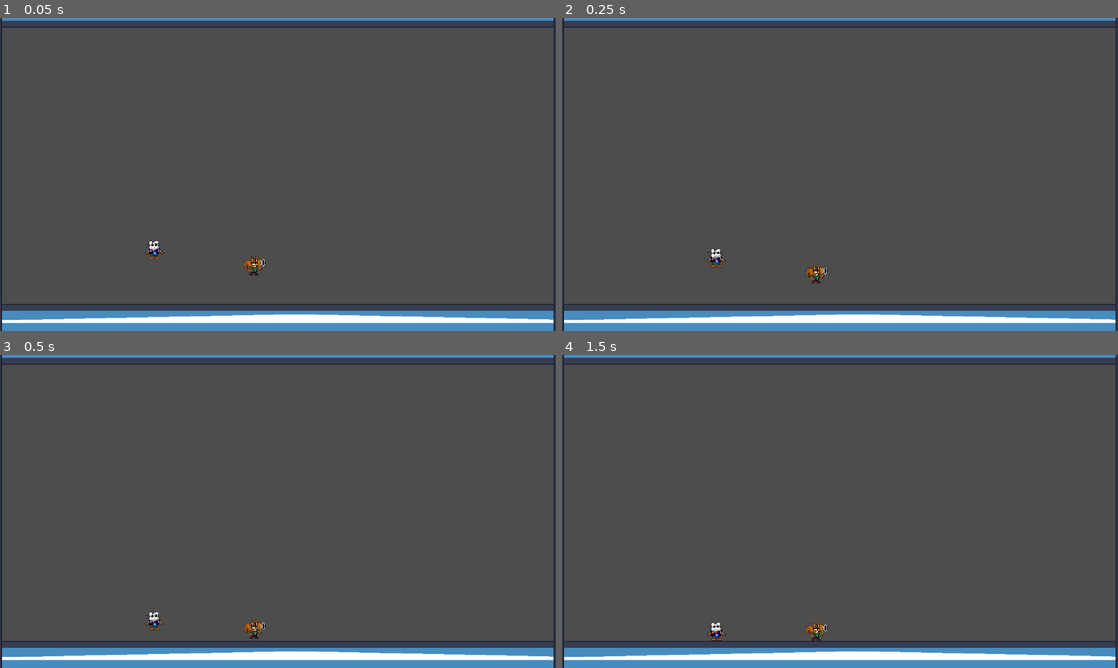
Above: before the commit, frames 1-4 (two rows, left to right).
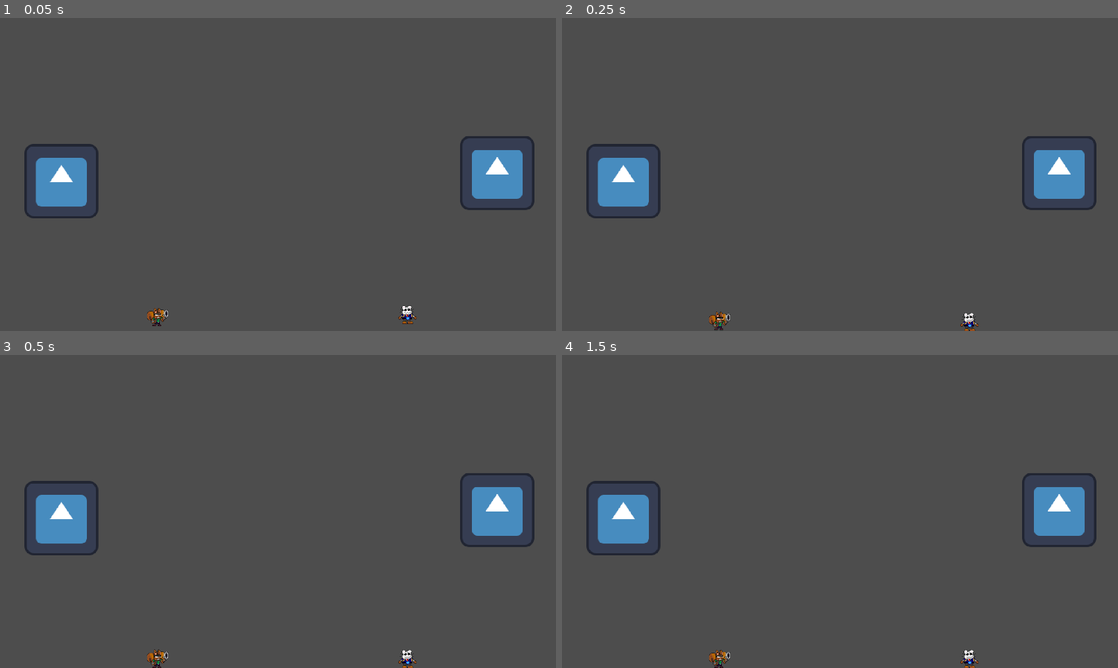
Above: after the commit, the same moments.

Repository: Bee-Acree/Fall49erJam
Game: Godot game, scene res://scenes/Test_World.tscn
Two runs of this game, one before a commit and one after it. Both use one fixed random seed, a clock stepped at 60 frames per second and the inputs below. The engine's default icon, where the game draws it, is replaced by a stand-in: a white triangle on a blue panel in a dark square.
Inputs:
- Up to frame 1 (0.05 s): no input
- Up to frame 2 (0.25 s): no input
- Up to frame 3 (0.5 s): no input
- Up to frame 4 (1.5 s): tap Enter (ui_accept) at 0.5, 0.6, 0.77, 1.07, 1.25, 1.35 s; hold Right (ui_right) from 0.53 s (still down)

The runs differ from the first frame. In frame 1, 13% of the frame differs, in the area x 0-100%, y 0-100%; in frame 2, 13%; in frame 3, 13%; in frame 4, 13%.

Commit message:
feat: builds for jam

Diff:
--- a/Fall49erJam/scenes/Test_World.tscn
+++ b/Fall49erJam/scenes/Test_World.tscn
@@ -3,6 +3,8 @@
 [ext_resource type="Texture2D" uid="uid://24uh44s3sjjy" path="res://assets/placeholders/icon.svg" id="1_2qj6q"]
 [ext_resource type="PackedScene" uid="uid://bbokmyy1x6shg" path="res://scenes/Player1.tscn" id="2_4mhds"]
 [ext_resource type="PackedScene" uid="uid://bd2b6f7jfuy1v" path="res://scenes/Player2.tscn" id="3_4mhds"]
+[ext_resource type="PackedScene" uid="uid://dg23r3lu1mbuu" path="res://scenes/player_3_left_hand.tscn" id="4_rvjc3"]
+[ext_resource type="PackedScene" uid="uid://06h8pq731vlp" path="res://scenes/player_3_right_hand.tscn" id="5_4c6hy"]
 
 [sub_resource type="PhysicsMaterial" id="PhysicsMaterial_b1h3a"]
 friction = 0.5
@@ -15,7 +17,7 @@
 [node name="TestWorld" type="Node2D" unique_id=705380930]
 
 [node name="Floor" type="StaticBody2D" parent="." unique_id=795500854]
-position = Vector2(1023, 995)
+position = Vector2(1020, 1090)
 collision_layer = 24
 collision_mask = 7
 physics_material_override = SubResource("PhysicsMaterial_b1h3a")
@@ -30,7 +32,7 @@
 texture = ExtResource("1_2qj6q")
 
 [node name="Ceiling" type="StaticBody2D" parent="." unique_id=1374727460]
-position = Vector2(1046, 25)
+position = Vector2(1045, -10)
 rotation = 3.1415925
 collision_layer = 24
 collision_mask = 7
@@ -46,7 +48,7 @@
 texture = ExtResource("1_2qj6q")
 
 [node name="LWall" type="StaticBody2D" parent="." unique_id=2032186127]
-position = Vector2(-2, 884)
+position = Vector2(-10, 890)
 rotation = 1.5707964
 collision_layer = 24
 collision_mask = 7
@@ -62,7 +64,7 @@
 texture = ExtResource("1_2qj6q")
 
 [node name="Rwall" type="StaticBody2D" parent="." unique_id=455055194]
-position = Vector2(1921, 583)
+position = Vector2(1930, 584)
 rotation = -1.5707964
 collision_layer = 24
 collision_mask = 7
@@ -78,12 +80,18 @@
 texture = ExtResource("1_2qj6q")
 
 [node name="Player1" parent="." unique_id=1136951134 instance=ExtResource("2_4mhds")]
-position = Vector2(872, 855)
+position = Vector2(537, 1031)
 playerTwoLoadRange = 50.0
 
 [node name="Player2" parent="." unique_id=367118255 instance=ExtResource("3_4mhds")]
-position = Vector2(533, 799)
+position = Vector2(1407, 1023)
 MAX_SPEED = 600.0
+
+[node name="Player3LeftHand" parent="." unique_id=1573521693 instance=ExtResource("4_rvjc3")]
+position = Vector2(212, 563)
+
+[node name="Player3RightHand" parent="." unique_id=845511341 instance=ExtResource("5_4c6hy")]
+position = Vector2(1717, 535)
 
 [connection signal="launch_player_two" from="Player1" to="Player2" method="_on_player_1_launch_player_two"]
 [connection signal="player_two_loaded" from="Player1" to="Player2" method="_on_player_1_player_two_loaded"]
--- a/Fall49erJam/scenes/player_3_left_hand.tscn
+++ b/Fall49erJam/scenes/player_3_left_hand.tscn
@@ -1,3 +1,24 @@
 [gd_scene format=3 uid="uid://dg23r3lu1mbuu"]
 
-[node name="Player3LeftHand" type="CharacterBody2D" unique_id=1805869296]
+[ext_resource type="Script" uid="uid://brrdy2pexy0ox" path="res://scripts/player_3_left_hand.gd" id="1_ahuab"]
+[ext_resource type="Texture2D" uid="uid://24uh44s3sjjy" path="res://assets/placeholders/icon.svg" id="2_gp3uf"]
+
+[sub_resource type="PhysicsMaterial" id="PhysicsMaterial_y6jvr"]
+friction = 0.5
+bounce = 1.0
+
+[sub_resource type="RectangleShape2D" id="RectangleShape2D_y6jvr"]
+size = Vector2(256, 256)
+
+[node name="Player3LeftHand" type="AnimatableBody2D" unique_id=1573521693]
+collision_layer = 4
+collision_mask = 3
+physics_material_override = SubResource("PhysicsMaterial_y6jvr")
+script = ExtResource("1_ahuab")
+
+[node name="CollisionShape2D" type="CollisionShape2D" parent="." unique_id=349735505]
+shape = SubResource("RectangleShape2D_y6jvr")
+
+[node name="Sprite2D" type="Sprite2D" parent="." unique_id=2041686825]
+scale = Vector2(2, 2)
+texture = ExtResource("2_gp3uf")
--- /dev/null
+++ b/Fall49erJam/scenes/player_3_right_hand.tscn
@@ -0,0 +1,31 @@
+[gd_scene format=3 uid="uid://06h8pq731vlp"]
+
+[ext_resource type="Script" uid="uid://cp54n20fhxd1a" path="res://scripts/player_3_right_hand.gd" id="1_es4am"]
+[ext_resource type="Texture2D" uid="uid://24uh44s3sjjy" path="res://assets/placeholders/icon.svg" id="1_jgbnp"]
+
+[sub_resource type="PhysicsMaterial" id="PhysicsMaterial_es4am"]
+friction = 0.5
+bounce = 1.0
+
+[sub_resource type="RectangleShape2D" id="RectangleShape2D_y6jvr"]
+size = Vector2(256, 256)
+
+[node name="Player3RightHand" type="AnimatableBody2D" unique_id=845511341]
+collision_layer = 4
+collision_mask = 3
+physics_material_override = SubResource("PhysicsMaterial_es4am")
+script = ExtResource("1_es4am")
+
+[node name="CollisionShape2D" type="CollisionShape2D" parent="." unique_id=1205668397]
+shape = SubResource("RectangleShape2D_y6jvr")
+
+[node name="Sprite2D" type="Sprite2D" parent="." unique_id=1207148594]
+scale = Vector2(2, 2)
+texture = ExtResource("1_jgbnp")
+
+[node name="BulletPoint" type="Marker2D" parent="." unique_id=477351723]
+position = Vector2(-124, -61)
+
+[node name="RayCast2D" type="RayCast2D" parent="BulletPoint" unique_id=1607399126]
+rotation = 1.5707964
+collision_mask = 0
--- /dev/null
+++ b/Fall49erJam/scenes/right_hand_bullet.tscn
@@ -0,0 +1,30 @@
+[gd_scene format=3 uid="uid://dk14ca06x1ado"]
+
+[ext_resource type="Script" uid="uid://cld4e1tply0x1" path="res://scripts/right_hand_bullet.gd" id="1_8bd8s"]
+[ext_resource type="Texture2D" uid="uid://24uh44s3sjjy" path="res://assets/placeholders/icon.svg" id="1_eks2v"]
+
+[sub_resource type="PhysicsMaterial" id="PhysicsMaterial_y6jvr"]
+friction = 0.0
+
+[sub_resource type="CircleShape2D" id="CircleShape2D_y6jvr"]
+radius = 32.0
+
+[node name="RightHandBullet" type="RigidBody2D" unique_id=1138981611]
+rotation = -0.00034426496
+collision_layer = 4
+collision_mask = 27
+mass = 20.0
+physics_material_override = SubResource("PhysicsMaterial_y6jvr")
+gravity_scale = 0.0
+contact_monitor = true
+max_contacts_reported = 10
+script = ExtResource("1_8bd8s")
+
+[node name="CollisionShape2D" type="CollisionShape2D" parent="." unique_id=490591137]
+shape = SubResource("CircleShape2D_y6jvr")
+
+[node name="Sprite2D" type="Sprite2D" parent="." unique_id=24750327]
+scale = Vector2(0.5, 0.5)
+texture = ExtResource("1_eks2v")
+
+[connection signal="body_entered" from="." to="." method="_on_body_entered"]
--- a/Fall49erJam/scripts/cannon.gd
+++ b/Fall49erJam/scripts/cannon.gd
@@ -25,11 +25,8 @@
 		# print("LeftRight: %f    UpDown: %f" % [localCursorPosition.x, localCursorPosition.y])
 
 		if cooldown <= 0 and cursorPosition - global_position != Vector2.ZERO and (Input.get_joy_axis(0, JOY_AXIS_RIGHT_X) > 0.2 or Input.get_joy_axis(0, JOY_AXIS_RIGHT_X) < -0.2 or Input.get_joy_axis(0, JOY_AXIS_RIGHT_Y) > 0.2 or Input.get_joy_axis(0, JOY_AXIS_RIGHT_Y) < -0.2):
-			print(Input.get_joy_name(0) + "poop")
-			print(Input.get_joy_name(1) + "fart")
 			blast.emit(get_angle_to(cursorPosition) + PI, playerTwoLoaded)
 			cooldown = maxCooldown
 
 func load_player_two() -> void:
-	print("Cannon: player 2 loaded")
 	playerTwoLoaded = true
--- a/Fall49erJam/scripts/player_3_left_hand.gd
+++ b/Fall49erJam/scripts/player_3_left_hand.gd
@@ -1,25 +1,16 @@
-extends CharacterBody2D
+extends AnimatableBody2D
 
-
-const SPEED = 300.0
-const JUMP_VELOCITY = -400.0
-
+const SPEED = 300
+const DEVICE = 2
 
 func _physics_process(delta: float) -> void:
-	# Add the gravity.
-	if not is_on_floor():
-		velocity += get_gravity() * delta
+	var localCursorPosition = Vector2(Input.get_joy_axis(DEVICE, JOY_AXIS_LEFT_X), Input.get_joy_axis(DEVICE, JOY_AXIS_LEFT_Y)) * SPEED * delta
 
-	# Handle jump.
-	if Input.is_action_just_pressed("ui_accept") and is_on_floor():
-		velocity.y = JUMP_VELOCITY
-
-	# Get the input direction and handle the movement/deceleration.
-	# As good practice, you should replace UI actions with custom gameplay actions.
-	var direction := Input.get_axis("ui_left", "ui_right")
-	if direction:
-		velocity.x = direction * SPEED
+	if (localCursorPosition.x > 0.2 or localCursorPosition.x < -0.2):
+		if (localCursorPosition.y > 0.2 or localCursorPosition.y < -0.2):
+			global_position += localCursorPosition
+		else:
+			global_position.x += localCursorPosition.x
 	else:
-		velocity.x = move_toward(velocity.x, 0, SPEED)
-
-	move_and_slide()
+		if (localCursorPosition.y > 0.2 or localCursorPosition.y < -0.2):
+			global_position.y += localCursorPosition.y
--- /dev/null
+++ b/Fall49erJam/scripts/player_3_right_hand.gd
@@ -0,0 +1,36 @@
+extends AnimatableBody2D
+
+const SPEED = 300
+const DEVICE = 2
+const MAX_COOLDOWN = 180
+const BULLET_SPEED = 1500
+
+var bulletScene = preload("res://scenes/right_hand_bullet.tscn")
+var cooldown = 0
+
+
+func _physics_process(delta: float) -> void:
+	var localCursorPosition = Vector2(Input.get_joy_axis(DEVICE, JOY_AXIS_RIGHT_X), Input.get_joy_axis(DEVICE, JOY_AXIS_RIGHT_Y)) * SPEED * delta
+
+	if Input.is_joy_button_pressed(DEVICE, JOY_BUTTON_RIGHT_SHOULDER) and cooldown <= 0:
+		$Sprite2D.look_at(localCursorPosition)
+		if Input.get_joy_axis(DEVICE, JOY_AXIS_TRIGGER_RIGHT) >= 0.9:
+			var currentBullet = bulletScene.instantiate()
+			currentBullet.global_position = $BulletPoint.global_position
+			var target = $BulletPoint/RayCast2D.target_position + $BulletPoint.global_position
+			currentBullet.get_child(1).look_at(target)
+			currentBullet.apply_central_impulse(target * BULLET_SPEED)
+			cooldown = MAX_COOLDOWN
+		return
+
+	cooldown -= 1
+	cooldown = clamp(cooldown, 0, MAX_COOLDOWN)
+
+	if (localCursorPosition.x > 0.2 or localCursorPosition.x < -0.2):
+		if (localCursorPosition.y > 0.2 or localCursorPosition.y < -0.2):
+			global_position += localCursorPosition
+		else:
+			global_position.x += localCursorPosition.x
+	else:
+		if (localCursorPosition.y > 0.2 or localCursorPosition.y < -0.2):
+			global_position.y += localCursorPosition.y
--- /dev/null
+++ b/Fall49erJam/scripts/right_hand_bullet.gd
@@ -0,0 +1,15 @@
+extends RigidBody2D
+
+
+# Called when the node enters the scene tree for the first time.
+func _ready() -> void:
+	pass # Replace with function body.
+
+
+# Called every frame. 'delta' is the elapsed time since the previous frame.
+func _process(_delta: float) -> void:
+	pass
+
+func _on_body_entered(body: Node) -> void:
+	if body.collision_layer == 8:
+		queue_free()
Not shown, added: Fall49erJam/assets/sprites/spr_player_hamster_running_strip7.png.import
Not shown, added: Fall49erJam/export_presets.cfg
Not shown, added: Fall49erJam/scripts/player_3_right_hand.gd.uid
Not shown, added: Fall49erJam/scripts/right_hand_bullet.gd.uid
Not shown, added: Builds/Fall49erJam.pck
Not shown, added: Builds/WIPWebPlayable.zip
Not shown, added: Builds/WIPWindowsApp.zip
Not shown, added: Builds/WebPlayable.audio.position.worklet.js
Not shown, added: Builds/WebPlayable.audio.worklet.js
Not shown, added: Builds/WebPlayable.js
Not shown, added: Builds/WebPlayable.pck
Not shown, added: Builds/WebPlayable.png
(and 1 more such lines)
